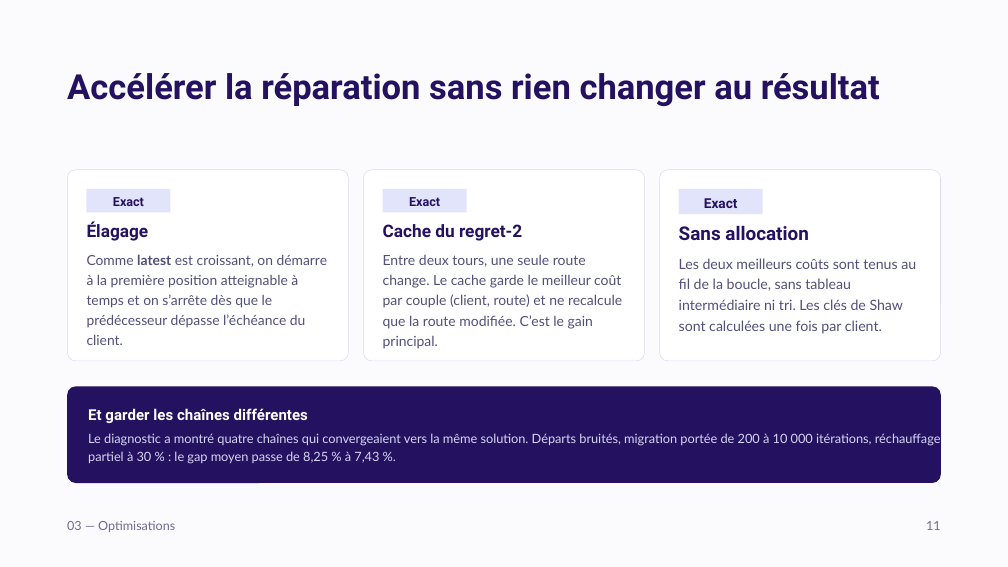
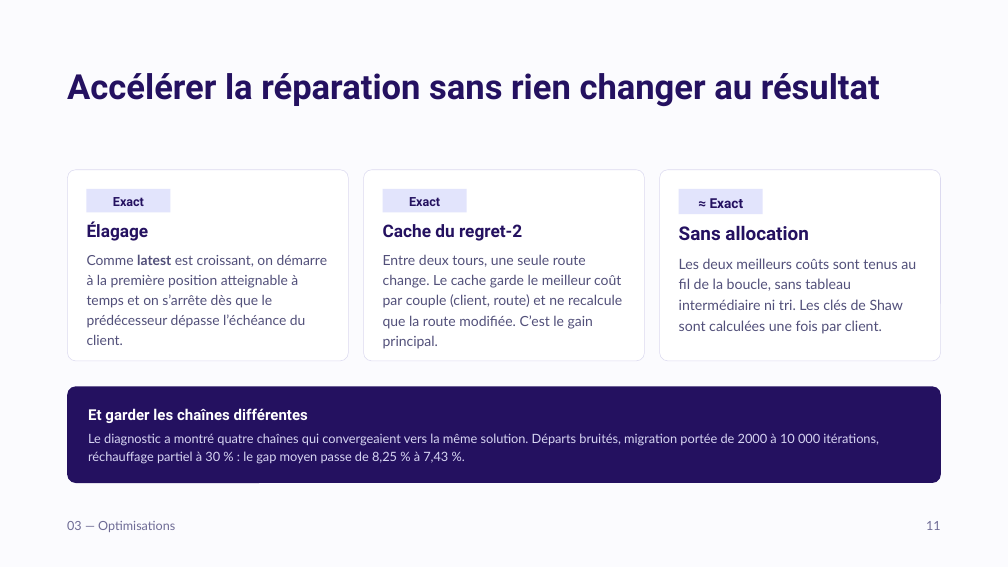
Before and after one commit to PerfectKars/tournees-livraison-cvrptw, a slide deck: slide 14 of livrables/Presentation_CVRPTW.pptx. Drawn at 1008x567 pixels with LibreOffice and Linux fonts; fonts in the diff are those of the drawing. Boxes give left, top, right and bottom in pixels: in the first picture for what was removed or moved away, otherwise in the second. Text is boxed around its words. In the diff, an @@ line names an element or a change of style, - is before the commit and + after.

Commit message:
Diaporama : diapo 14, migration de 2000 à 10 000 et étiquette « ≈ Exact »
- Bandeau « garder les chaînes différentes » : la migration passe de 2000 à
  10 000 itérations, ce qui correspond aux mesures (8,25 % -> 7,43 %) et à la
  diapo « L'effet mesuré ». Le 200 est la valeur du code d'origine.
- Encadré « Sans allocation » : « ≈ Exact ». solver/COMPARAISON.md (3.7)
  précise que le résultat n'est pas strictement identique quand deux scores
  sont exactement égaux.

Texte seul : aucune diapo ajoutée ou déplacée, mise en page inchangée.

```diff
--- a/livrables/Presentation_CVRPTW.pptx
+++ b/livrables/Presentation_CVRPTW.pptx
@@ text in rectangle at [710,198,744,208]: text changed @@
-Exact
+≈ Exact
@@ text at [88,433,879,464]: text changed @@
-Le diagnostic a montré quatre chaînes qui convergeaient vers la même solution. Départs bruités, migration portée de 200 à 10 000 itérations, réchauffage partiel à 30 % : le gap moyen passe de 8,25 % à 7,43 %.
+Le diagnostic a montré quatre chaînes qui convergeaient vers la même solution. Départs bruités, migration portée de 2000 à 10 000 itérations, réchauffage partiel à 30 % : le gap moyen passe de 8,25 % à 7,43 %.
```
